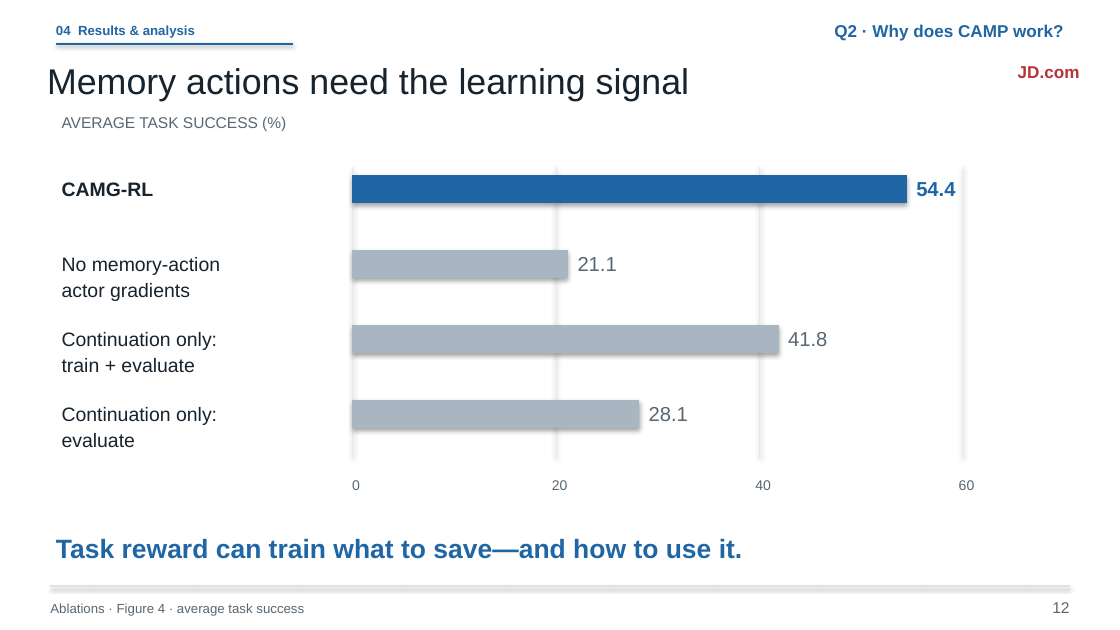
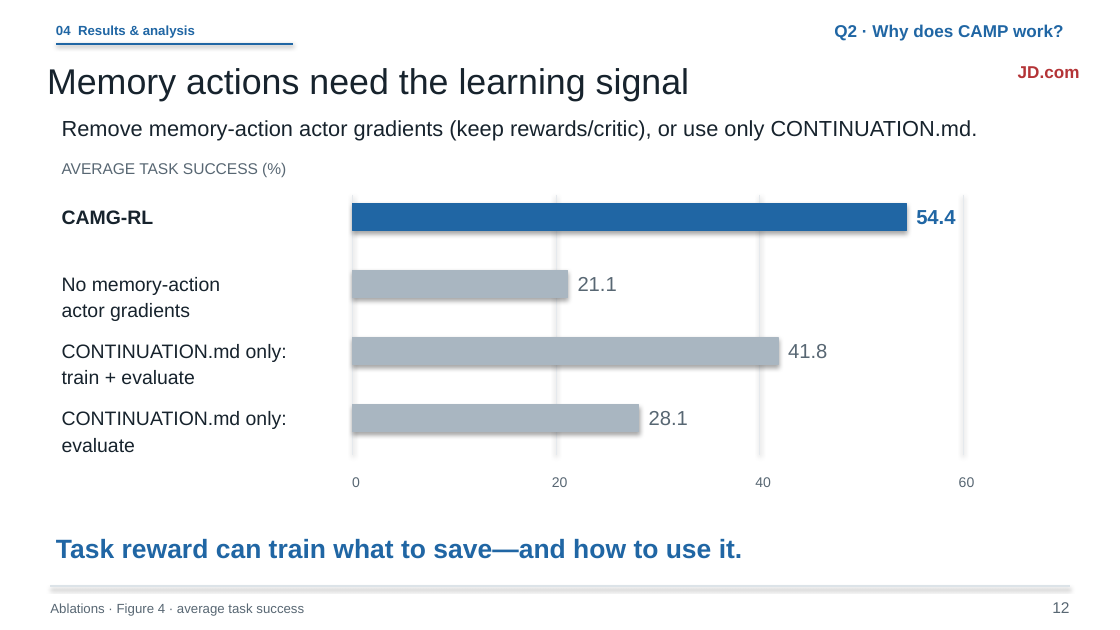
Before and after one commit to liruiluo/agentmemorygym, a slide deck: slide 12 of assets/slides/coding-agent-memory-post-training-slides.pptx. Drawn at 1120x630 pixels with LibreOffice and Linux fonts; fonts in the diff are those of the drawing. Boxes give left, top, right and bottom in pixels: in the first picture for what was removed or moved away, otherwise in the second. Text is boxed around its words. In the diff, an @@ line names an element or a change of style, - is before the commit and + after.

```diff
--- a/assets/slides/coding-agent-memory-post-training-slides.pptx
+++ b/assets/slides/coding-agent-memory-post-training-slides.pptx
@@ text added at (62, 120, 978, 141), 14 pt, text #17232D @@
+Remove memory-action actor gradients (keep rewards/critic), or use only CONTINUATION.md.
@@ text "AVERAGE TASK SUCCESS (%)": place and size @@
-text "AVERAGE TASK SUCCESS (%)" at (62, 117, 258, 128)
+text "AVERAGE TASK SUCCESS (%)" at (62, 163, 258, 174)
@@ text "CAMG-RL": place and size @@
-text "CAMG-RL" at (62, 182, 154, 196)
+text "CAMG-RL" at (62, 210, 154, 224)
@@ rectangle: place and size @@
-rectangle at (353, 175, 906, 202)
+rectangle at (353, 203, 906, 230)
@@ line moved from (353, 167) - (353, 458) to (353, 195) - (353, 455) @@
@@ line moved from (557, 167) - (557, 458) to (557, 195) - (557, 455) @@
@@ line moved from (759, 167) - (759, 458) to (759, 195) - (759, 455) @@
@@ text "54.4": place and size @@
-text "54.4" at (916, 182, 955, 196)
+text "54.4" at (916, 210, 955, 224)
@@ line moved from (963, 167) - (963, 458) to (963, 195) - (963, 455) @@
@@ text "No memory-action": place and size @@
-text "No memory-action" at (62, 257, 220, 301)
+text "No memory-action" at (62, 277, 220, 321)
@@ text "21.1": place and size @@
-text "21.1" at (578, 257, 617, 271)
+text "21.1" at (578, 277, 617, 291)
@@ rectangle: place and size @@
-rectangle at (353, 250, 568, 277)
+rectangle at (353, 271, 568, 298)
@@ text at (62, 344, 287, 362): text changed @@
-Continuation only:
+CONTINUATION.md only:
@@ text "CONTINUATION.md only:": place and size @@
-text "CONTINUATION.md only:" at (62, 332, 217, 372)
+text "CONTINUATION.md only:" at (62, 344, 287, 384)
@@ rectangle: place and size @@
-rectangle at (353, 325, 778, 352)
+rectangle at (353, 338, 778, 365)
@@ text "41.8": place and size @@
-text "41.8" at (788, 332, 827, 346)
+text "41.8" at (788, 344, 827, 358)
@@ text at (62, 411, 287, 429): text changed @@
-Continuation only:
+CONTINUATION.md only:
@@ rectangle: place and size @@
-rectangle at (353, 401, 638, 428)
+rectangle at (353, 405, 638, 432)
@@ text "28.1": place and size @@
-text "28.1" at (649, 407, 688, 421)
+text "28.1" at (649, 411, 688, 425)
```
Also in this commit, not shown: 6 other slides changed, 10 other files.
